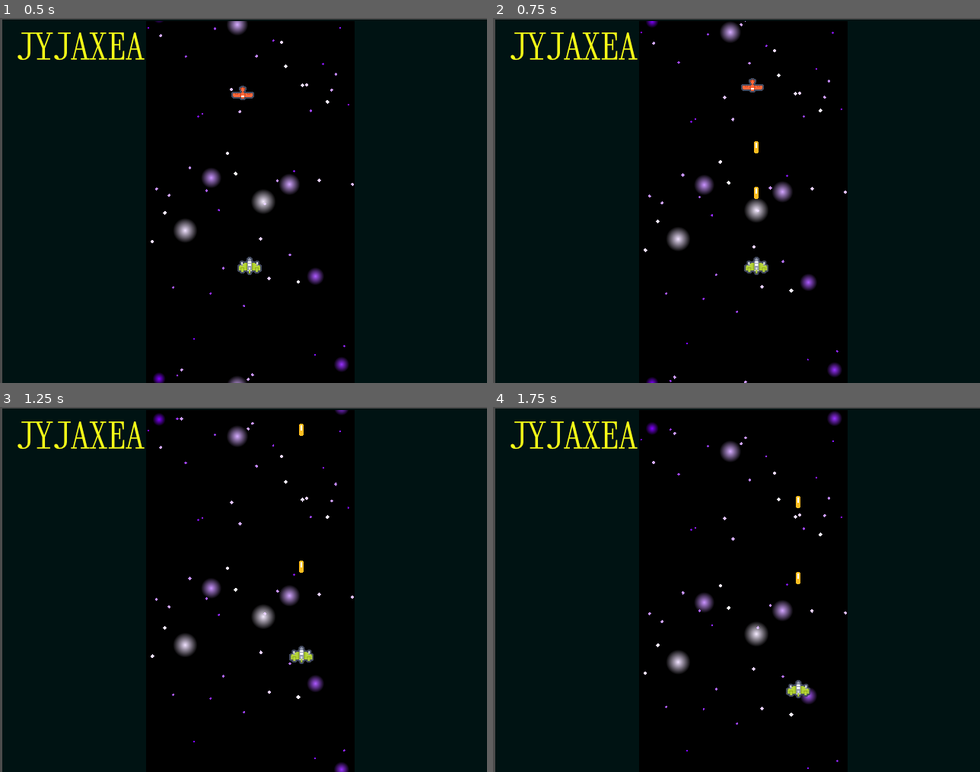
Above: before the commit, frames 1-4 (two rows, left to right).
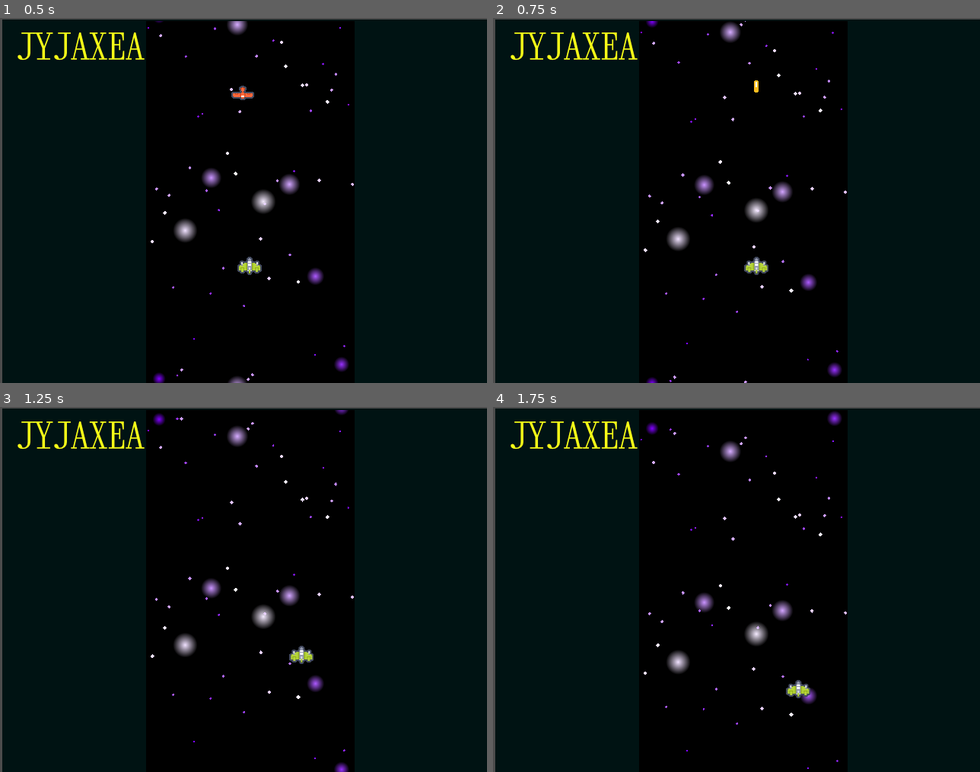
Above: after the commit, the same moments.

Repository: discolingua/jyjaxea
Game: Godot game, scene res://Scenes/GameWorld.tscn
Same seed, same stepped clock (60 frames per second), same inputs: the game is played once before the commit and once after it.
Inputs (mouse positions are in pixels of both pictures, inside the frame that each line leads up to):
- Up to frame 1 (0.5 s): no input
- Up to frame 2 (0.75 s): tap Enter (ui_accept) at 0.5, 0.6 s; move the mouse to (843, 182) at 0.52 s; hold Right (ui_right) from 0.53 s (still down); click (843, 182) at 0.67 s
- Up to frame 3 (1.25 s): keep holding Right (ui_right); tap Enter (ui_accept) at 0.77, 1.07 s
- Up to frame 4 (1.75 s): move the mouse to (639, 607) at 1.27 s; release Right (ui_right) at 1.28 s; hold Down (ui_down) from 1.28 s (still down); tap Enter (ui_accept) at 1.35, 1.52 s

Frame 1 is identical in both runs. In frame 2, 0.2% of the frame differs, in the area x 50-56%, y 16-50%; in frame 3, less than 0.1%; in frame 4, less than 0.1%.

Commit message:
bullet pool monitoring

Diff:
--- a/Scripts/Bullet.gd
+++ b/Scripts/Bullet.gd
@@ -3,7 +3,7 @@
 
 class_name Bullet
 
-const SPEED = 10
+const SPEED = 30
 
 var velocity : Vector2 = Vector2(0,SPEED * -1)
 
@@ -22,5 +22,6 @@
 # despawn bullet when it's gone offscreen
 func _on_BulletLifeTimer_timeout():
 	print("click")
+	get_node("/root/GameWorld/Player").bulletPool -= 1
 	if ( position.y < 0 ):
 		queue_free()
--- a/Scripts/Player.gd
+++ b/Scripts/Player.gd
@@ -1,11 +1,15 @@
-# Player.gd
+# Player ship
 extends Mob
 
 class_name Player
 
 enum STATES {IDLE, MOVING, SHOOTING}
 
+const MAX_BULLETS = 3
 const MAX_SPEED = 100
+
+var bulletPool : int = 0 setget setBulletPool
+var bulletMax : bool = false
 
 var velocity : Vector2 = Vector2.ZERO
 var lastVelocity : Vector2 = Vector2.ZERO
@@ -13,6 +17,7 @@
 var state : int = STATES.IDLE
 
 func _ready() -> void:
+	print("player ready")
 	print(getHealth())
 
 func _physics_process(delta) -> void:
@@ -43,9 +48,11 @@
 
 func readButtons() -> void:
 	if Input.is_action_just_pressed("ui_accept"):
-		for child in get_children():
-			if child.has_method("shoot"):
-				child.shoot()
+		if !self.bulletMax:
+			self.bulletPool += 1
+			for child in get_children():
+				if child.has_method("shoot"):
+					child.shoot()
 
 
 
@@ -58,3 +65,12 @@
 	# normalize vector fixes fast/distorted diagonals
 	_i = _i.normalized()
 	return _i
+
+
+func setBulletPool(value) -> void:
+	bulletPool = value
+	if bulletPool >= MAX_BULLETS:
+		bulletMax = true
+	else:
+		bulletMax = false
+	print (bulletPool)
